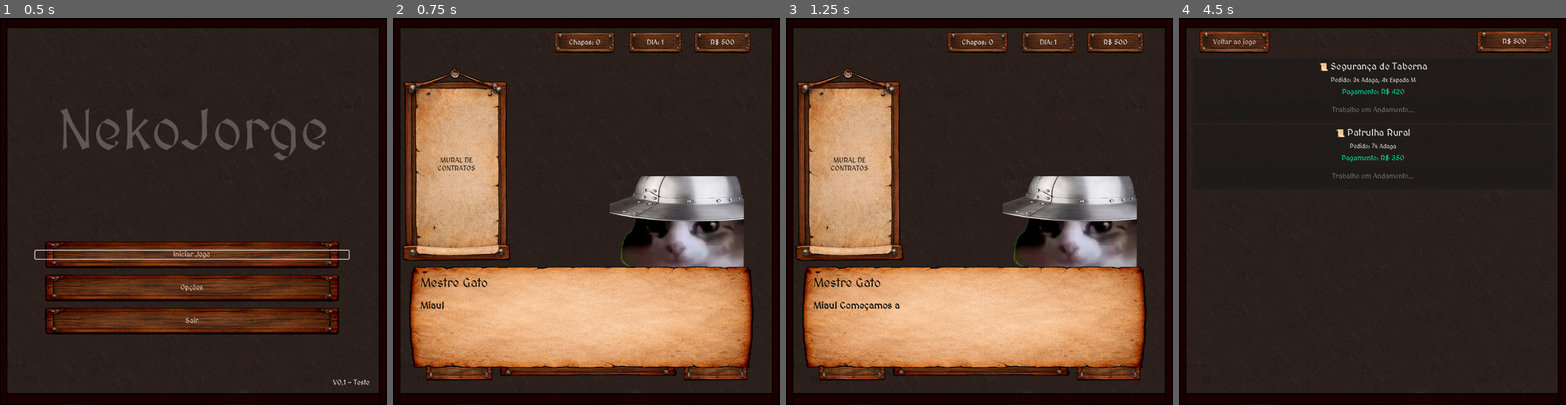
Above: before the commit, frames 1-4 (left to right).
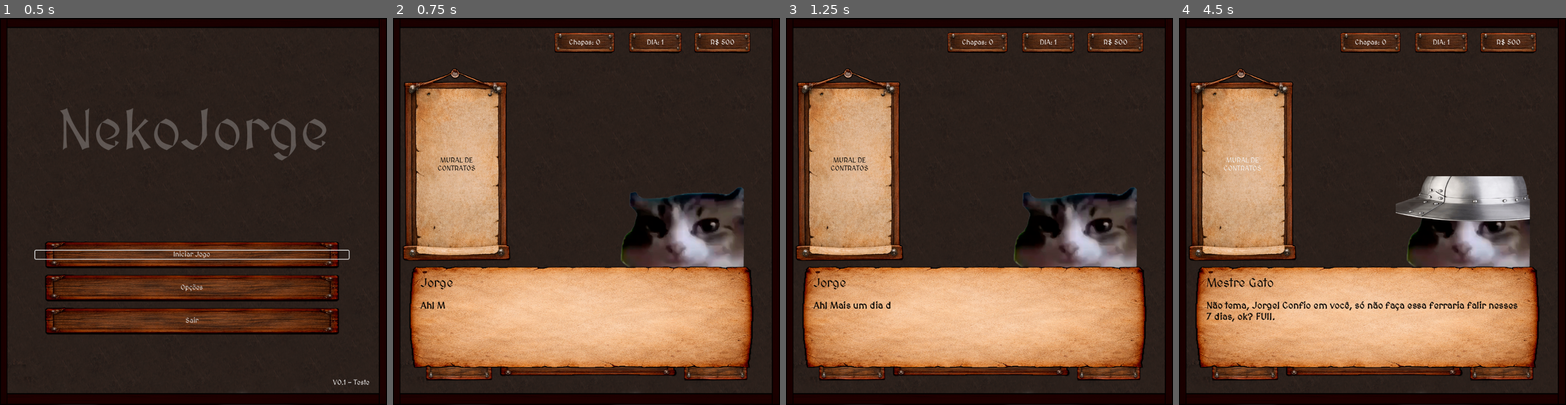
Above: after the commit, the same moments.

Repository: VitaumOS/Jogo_IC-Godot
Game: Godot game, scene res://scene/Telainicial.tscn
Two runs of this game, one before a commit and one after it. Both use one fixed random seed, a clock stepped at 60 frames per second and the inputs below.
Inputs (mouse positions are in pixels of both pictures, inside the frame that each line leads up to):
- Up to frame 1 (0.5 s): no input
- Up to frame 2 (0.75 s): click "Iniciar Jogo" at 0.5 s
- Up to frame 3 (1.25 s): no input
- Up to frame 4 (4.5 s): tap Enter (ui_accept) at 1.25, 1.52 s; move the mouse to (1457, 192) at 1.27 s; click (1457, 192) at 1.42 s; click (1244, 362) at 2 s, where only the run before the commit has a clickable "BATER O FERRO"; click (1240, 165) at 2.75 s, where only the run before the commit has a clickable "MURAL DE CONTRATOS"; click (1372, 110) at 3.5 s, where only the run before the commit has a clickable "Aceitar Contrato"; click (1240, 165) at 4.25 s, where only the run before the commit has a clickable "Segurança de Taberna DEMANDA:…"

Frame 1 is identical in both runs. In frame 2, 3.6% of the frame differs, in the area x 7-91%, y 40-76%; in frame 3, 3.7%; in frame 4, 46%, in the area x 2-97%, y 3-94%.

Commit message:
Nova atualização
Finalmente arrumei o sistema de popups, agora eles funcionam. Dei uam refatorada no código da loja

Diff:
--- a/data_json/dialogos.json
+++ b/data_json/dialogos.json
@@ -1,23 +1,82 @@
 {
   "1": [
-    {"nome": "Mestre Gato", "texto": "Miau! Começamos a semana. Os contratos iniciais são simples, foca-te em aprender o ritmo.", "retrato": "res://Sprite/gatinhos/Ferreiro.png"}
+    {
+      "nome": "Jorge",
+      "texto": "Ah! Mais um dia de trabalho! O que será que o Mestre vai ter para mim hoje?",
+      "retrato": "res://Sprite/gatinhos/NekoJorge.png"
+    },
+    {
+      "nome": "Mestre Gato",
+      "texto": "[wave amp=30 freq=3]Miau![/wave] Escuta com atenção, Jorge. Recebi um chamado real e ficarei fora por [b]7 dias[/b]. A ferraria está em suas patas agora!",
+      "retrato": "res://Sprite/gatinhos/Ferreiro.png"
+    },
+    {
+      "nome": "Jorge",
+      "texto": "S-Sete dias?! Mas Mestre... eu ainda me perco nos cálculos das chapas, não sou bom o suficiente com isso!",
+      "retrato": "res://Sprite/gatinhos/NekoJorge.png"
+    },
+    {
+      "nome": "Mestre Gato",
+      "texto": "Não tema, Jorge! Confio em você, só não faça essa ferraria falir nesses 7 dias, ok? FUI!.",
+      "retrato": "res://Sprite/gatinhos/Ferreiro.png"
+    },
+    {
+      "nome": "Jorge",
+      "texto": "[wave amp=30 freq=3]...[/wave]",
+      "retrato": "res://Sprite/gatinhos/NekoJorge.png"
+    },
+    {
+      "nome": "Jorge",
+      "texto": "V-Vamos ver o que consigo fazer hoje!",
+      "retrato": "res://Sprite/gatinhos/NekoJorge.png"
+    }
   ],
   "2": [
-    {"nome": "Mestre Gato", "texto": "As encomendas estão a crescer. Se gastares chapas sem pensar, o ouro não vai chegar para os novos padrões!", "retrato": "res://Sprite/gatinhos/Ferreiro.png"}
+    {
+      "nome": "Jorge",
+      "texto": "O Mestre partiu... [shake rate=10 level=5]ai de mim![/shake] As encomendas já estão aumentando. Preciso otimizar esses cortes ou o estoque não vai durar.",
+      "retrato": "res://Sprite/gatinhos/NekoJorge.png"
+    },
+    {
+      "nome": "Jorge",
+      "texto": "E Parece que chegou novas armas pra fazer!",
+      "retrato": "res://Sprite/gatinhos/NekoJorge.png"
+    }
   ],
   "3": [
-    {"nome": "Mestre Gato", "texto": "Atenção Jorge! A partir de hoje as contas têm de ser exatas. Usa o Solver, ou as sobras de metal vão levar-nos à falência!", "retrato": "res://Sprite/gatinhos/Ferreiro.png"}
-  ],
-  "4": [
-    {"nome": "Mestre Gato", "texto": "Metade do caminho! O mercado quer armas maiores. Já passaste na loja para ver as novidades?", "retrato": "res://Sprite/gatinhos/Ferreiro.png"}
+    {
+      "nome": "Jorge",
+      "texto": "Meu Deus, não [shake rate=10 level=5]DÁ[/shake] pra fazer isso de cabeça mais!",
+      "retrato": "res://Sprite/gatinhos/NekoJorge.png"
+    },
+    {
+      "nome": "Jorge",
+      "texto": "Já sei! Vou precisar usar aquela ferramenta que o chefe me ensinou a usar! O PuLP!",
+      "retrato": "res://Sprite/gatinhos/NekoJorge.png"
+    }
   ],
   "5": [
-    {"nome": "Mestre Gato", "texto": "Os cavaleiros reais são exigentes. Um erro no corte hoje e perdemos o lucro da semana toda.", "retrato": "res://Sprite/gatinhos/Ferreiro.png"}
-  ],
-  "6": [
-    {"nome": "Mestre Gato", "texto": "Estamos quase lá. Amanhã é o grande dia do Ducado. Prepara o teu melhor aço.", "retrato": "res://Sprite/gatinhos/Ferreiro.png"}
+    {
+      "nome": "Jorge",
+      "texto": "Só mais 3 dias...só mais 3 dias......",
+      "retrato": "res://Sprite/gatinhos/NekoJorge.png"
+    },
+    {
+      "nome": "Jorge",
+      "texto": "Só....mais......3[wave amp=30 freq=3]...[/wave][wave amp=40 freq=3]...[/wave][wave amp=50 freq=3]...[/wave]",
+      "retrato": "res://Sprite/gatinhos/NekoJorge.png"
+    },
+    {
+      "nome": "Jorge",
+      "texto": "[shake rate=10 level=5]EITA![/shake]Quase apaguei!",
+      "retrato": "res://Sprite/gatinhos/NekoJorge.png"
+    }
   ],
   "7": [
-    {"nome": "Mestre Gato", "texto": "O dia final! Mostra a todos que és o ferreiro mais eficiente destas terras. Boa sorte!", "retrato": "res://Sprite/gatinhos/Ferreiro.png"}
+    {
+      "nome": "Jorge",
+      "texto": "[rainbow freq=0.5 sat=0.6 val=0.9]O sétimo dia![/rainbow] É o teste final da demo. Se eu for eficiente hoje, provarei que posso cuidar da ferraria até o Mestre voltar!",
+      "retrato": "res://Sprite/gatinhos/NekoJorge.png"
+    }
   ]
 }
--- a/pulp_solution.json
+++ b/pulp_solution.json
@@ -2,6 +2,6 @@
     "status": "Optimal",
     "chapas_usadas": 1,
     "plano_corte": {
-        "Padrao_2": 1
+        "Padrao_1": 1
     }
 }
--- a/scene/Cena_1.tscn
+++ b/scene/Cena_1.tscn
@@ -36,18 +36,6 @@
 
 [node name="UI" type="CanvasLayer" parent="." unique_id=741060722]
 layer = 0
-metadata/_edit_use_anchors_ = true
-
-[node name="FeedbackLabel" type="Label" parent="UI" unique_id=2041737914]
-anchors_preset = -1
-anchor_left = 11.432222
-anchor_top = 4.2355556
-anchor_right = 12.27
-anchor_bottom = 4.2522225
-offset_left = -10244.0
-offset_top = -3106.0002
-offset_right = -10203.0
-offset_bottom = -3083.0002
 metadata/_edit_use_anchors_ = true
 
 [node name="AvailablePiecesVBox" type="VBoxContainer" parent="UI" unique_id=189371943]
--- /dev/null
+++ b/scene/Cena_Card_Loja.tscn
@@ -0,0 +1,30 @@
+[gd_scene format=3 uid="uid://dd0ohe51j087n"]
+
+[ext_resource type="PackedScene" uid="uid://7kv2da5w42t5" path="res://scene/Padrao_Corte.tscn" id="1_g54nd"]
+
+[node name="Card" type="PanelContainer" unique_id=286221418]
+custom_minimum_size = Vector2(0, 100)
+offset_right = 784.0
+offset_bottom = 100.0
+
+[node name="HBox" type="HBoxContainer" parent="." unique_id=19104466]
+layout_mode = 2
+
+[node name="Control2" parent="HBox" unique_id=1343394717 instance=ExtResource("1_g54nd")]
+custom_minimum_size = Vector2(530, 79.125)
+layout_mode = 2
+size_flags_vertical = 8
+
+[node name="VInfo" type="VBoxContainer" parent="HBox" unique_id=773375079]
+custom_minimum_size = Vector2(246.635, 0)
+layout_mode = 2
+alignment = 1
+
+[node name="Button" type="Button" parent="HBox/VInfo" unique_id=1296401988]
+layout_mode = 2
+text = "Comprar (R$ %d)"
+
+[node name="Label" type="Label" parent="HBox/VInfo" unique_id=1266618805]
+layout_mode = 2
+text = "Item"
+horizontal_alignment = 1
--- a/scene/Cena_Loja.tscn
+++ b/scene/Cena_Loja.tscn
@@ -1,15 +1,15 @@
 [gd_scene format=3 uid="uid://woxkkusp44ml"]
 
 [ext_resource type="Script" uid="uid://b5h61pvucrck8" path="res://script/Loja.gd" id="1_i4mbc"]
-[ext_resource type="PackedScene" uid="uid://cuuxi8q0r6481" path="res://scene/ButtonUI.tscn" id="2_g40k3"]
 [ext_resource type="Texture2D" uid="uid://cx1kycxphclcy" path="res://images/background.png" id="3_l66g6"]
 [ext_resource type="StyleBox" uid="uid://dki2hhovuf137" path="res://modelos/modelo_botao1.tres" id="3_mypxv"]
+[ext_resource type="PackedScene" uid="uid://dd0ohe51j087n" path="res://scene/Cena_Card_Loja.tscn" id="4_4qugu"]
 
 [node name="Loja" type="Control" unique_id=961802527]
 layout_mode = 3
 anchors_preset = 0
 script = ExtResource("1_i4mbc")
-cena_botao_ui = ExtResource("2_g40k3")
+cena_card = ExtResource("4_4qugu")
 
 [node name="Background" type="TextureRect" parent="." unique_id=1845126463]
 layout_mode = 0
@@ -44,6 +44,9 @@
 custom_minimum_size = Vector2(800, 80)
 layout_mode = 2
 
+[node name="Card" parent="UI/ScrollContainer/VBoxItens" unique_id=286221418 instance=ExtResource("4_4qugu")]
+layout_mode = 2
+
 [node name="PainelChapas" type="Node2D" parent="UI" unique_id=687913666]
 
 [node name="BtnComprarChapa" type="Button" parent="UI/PainelChapas" unique_id=1530258108]
@@ -65,9 +68,9 @@
 
 [node name="HBoxContainer" type="HBoxContainer" parent="UI" unique_id=1601850019]
 layout_mode = 0
-offset_left = 488.0
+offset_left = 548.0
 offset_top = 16.0
-offset_right = 851.0
+offset_right = 911.0
 offset_bottom = 72.0
 
 [node name="LabelQuantidade" type="Label" parent="UI/HBoxContainer" unique_id=527180709]
--- a/scene/Popup.tscn
+++ b/scene/Popup.tscn
@@ -36,7 +36,7 @@
 offset_left = -257.0
 offset_top = -108.0
 offset_right = 151.0
-offset_bottom = -12.0
+offset_bottom = -4.0
 theme_override_colors/font_color = Color(1, 1, 1, 1)
 theme_override_constants/outline_size = 11
 theme_override_font_sizes/font_size = 20
@@ -45,6 +45,17 @@
 vertical_alignment = 1
 autowrap_mode = 3
 clip_text = true
+
+[node name="Titulo" type="Label" parent="Control2" unique_id=492972700]
+layout_mode = 0
+offset_left = -257.0
+offset_top = -116.0
+offset_right = 151.0
+offset_bottom = -66.0
+theme_override_colors/font_color = Color(0.8, 0, 0.1882353, 1)
+theme_override_font_sizes/font_size = 37
+text = "ERRO"
+horizontal_alignment = 1
 
 [node name="Control" type="Control" parent="." unique_id=1263314372]
 layout_mode = 3
--- a/script/Loja.gd
+++ b/script/Loja.gd
@@ -1,7 +1,7 @@
 extends Control
 
 ## Cena do botão customizado vinda do Inspector
-@export var cena_botao_ui: PackedScene
+@export var cena_card: PackedScene
 
 @onready var label_dinheiro = $UI/HBoxContainer/LabelDinheiro
 @onready var container_itens = $UI/ScrollContainer/VBoxItens
@@ -38,33 +38,17 @@
 func _gerar_itens_loja():
 	for c in container_itens.get_children(): c.queue_free()
 	for item in Global.padroes_na_loja:
-		var card = PanelContainer.new(); card.custom_minimum_size.y = 100
-		var h_box = HBoxContainer.new(); card.add_child(h_box)
-
-		var vis = Control.new()
-		vis.custom_minimum_size = Vector2(500, 60)
-		vis.size_flags_vertical = Control.SIZE_SHRINK_CENTER
-
-		var bg = ColorRect.new()
-		bg.color = Color(1, 1, 1, 0.1)
-		bg.set_anchors_and_offsets_preset(Control.PRESET_FULL_RECT)
-
-		var p_hbox = HBoxContainer.new()
-		p_hbox.set_anchors_and_offsets_preset(Control.PRESET_FULL_RECT)
-		p_hbox.add_theme_constant_override("separation", 2)
-
-		vis.add_child(bg); vis.add_child(p_hbox);
+		var card = cena_card.instantiate()
+		var p_hbox = card.find_child("Control2").find_child("Visualizador_Padrao")
 
 		_renderizar_previa_no_card(p_hbox, item.composicao);
-		h_box.add_child(vis)
 
-		var v_info = VBoxContainer.new(); v_info.size_flags_horizontal = Control.SIZE_EXPAND_FILL; v_info.alignment = BoxContainer.ALIGNMENT_CENTER
-		var lbl = Label.new(); lbl.text = item.nome; lbl.horizontal_alignment = HORIZONTAL_ALIGNMENT_CENTER
-		var btn = cena_botao_ui.instantiate(); btn.text = "Comprar (R$ %d)" % item.preco
+		card.find_child("Label").text = item.nome
+		var btn = card.find_child("Button"); btn.text = "Comprar (R$ %d)" % item.preco
 
 		if _ja_possui(item): btn.disabled = true; btn.text = "Adquirido"
 		btn.pressed.connect(func(): _tentar_comprar(item, btn))
-		v_info.add_child(lbl); v_info.add_child(btn); h_box.add_child(v_info); container_itens.add_child(card)
+		container_itens.add_child(card)
 
 ## Desenha as miniaturas das peças dentro do card da loja
 func _renderizar_previa_no_card(container: HBoxContainer, comp: Array):
@@ -76,7 +60,7 @@
 			if s.texture:
 				var t_size = s.texture.get_size()
 				s.scale = Vector2(peca.largura / t_size.x, 50.0 / t_size.y)
-				s.position = Vector2(peca.largura / 2.0, 30)
+				s.position = Vector2(peca.largura / 2.0, 25)
 			w.add_child(s); container.add_child(w)
 
 func _ja_possui(item) -> bool:
--- a/script/Main.gd
+++ b/script/Main.gd
@@ -9,7 +9,6 @@
 @onready var label_dinheiro = $UI/Topo/DinheiroPanel
 @onready var lbl_estoque_chapas = $UI/Topo/LabelQuantidade
 @onready var btn_contrato_visual = $UI/Controle_Corpo/CorpoCentral/LadoEsquerdo/BotaoContratoGrande
-@onready var rotulo_feedback = $UI/FeedbackLabel
 @onready var popup = $PopUp
 
 # --- VARIÁVEIS DE LÓGICA ---
@@ -102,13 +101,22 @@
 	return soma
 
 func _on_resolver_pressed():
-	#popup.mostrar_confirmacao("Deseja iniciar o corte com esses padrões?")
-	#if !await popup.resposta: return
+	popup.mostrar_confirmacao("Deseja iniciar o corte?")
+	var confirma = await popup.resposta
 
-	if Global.contrato_ativo == null or !verifica_cortes_usuario():
-		rotulo_feedback.text = "Erro: Cortes insuficientes!"
-		return
-	_preparar_e_iniciar_forja()
+	if confirma:
+		if !verifica_cortes_usuario():
+			popup.mostrar_mensagem_erro("Cortes insuficientes!")
+			return
+		elif Global.contrato_ativo == null:
+			popup.mostrar_mensagem_erro("Nenhum contrato foi solicitado!")
+			return
+		elif get_total_chapas_usadas()>Global.estoque_chapas:
+			popup.mostrar_mensagem_erro("Chapas insuficientes!")
+			return
+
+
+		_preparar_e_iniciar_forja()
 
 func _preparar_e_iniciar_forja():
 	var lista_para_forjar = []
@@ -144,7 +152,6 @@
 func _finalizar_logica_pulp():
 	var z_user = Global.chapas_usadas_pelo_jogador
 	if Global.estoque_chapas < z_user:
-		rotulo_feedback.text = "FALHA: Chapas insuficientes!"
 		_limpar_dados_transicao()
 		return
 
@@ -159,7 +166,7 @@
 			Global.estoque_chapas -= z_user
 			Global.registrar_contrato_concluido(Global.contrato_ativo)
 			Global.completar_contrato(z_user <= z_pulp, Global.ultimo_desempenho_ritmo)
-			rotulo_feedback.text = "Contrato Concluído! Ganhou: R$%.2f" % Global.recompensa_final
+			popup.mostrar_conclusao_contrato()
 
 	_limpar_dados_transicao()
 
--- a/script/cena_contratos.gd
+++ b/script/cena_contratos.gd
@@ -53,11 +53,11 @@
 
 func _aceitar_contrato(contrato_escolhido):
 
-	#popup.mostrar_mensagem("Contrato Aceito!")
-	#var confirma = await popup.resposta
-	#if confirma:
-	Global.contrato_ativo = contrato_escolhido
-	_on_voltar_pressed()
+	popup.mostrar_confirmacao("Deseja escolher esse contrato?")
+	var confirma = await popup.resposta
+	if confirma:
+		Global.contrato_ativo = contrato_escolhido
+		_on_voltar_pressed()
 
 func _on_voltar_pressed():
 	get_tree().change_scene_to_file("res://scene/Cena_1.tscn")
--- a/script/popup.gd
+++ b/script/popup.gd
@@ -3,6 +3,7 @@
 signal resposta(valor: bool)
 
 @onready var label_mensagem = $Control2/Mensagem
+@onready var label_titulo = $Control2/Titulo
 @onready var btn_sim = $Control/HBoxBtn/BtnSim
 @onready var btn_nao = $Control/HBoxBtn/BtnNao
 @onready var btn_ok = $Control/HBoxBtn/BtnOk
@@ -10,9 +11,25 @@
 func _ready():
 	visible = false
 
+func mostrar_mensagem_erro(texto: String):
+
+	label_mensagem.text = texto
+	label_titulo.visible = true
+	btn_sim.visible = false
+	btn_nao.visible = false
+	btn_ok.visible = true
+	_abrir()
+
 ## Função para apenas exibir uma mensagem com botão OK
 func mostrar_mensagem(texto: String):
 	label_mensagem.text = texto
+	btn_sim.visible = false
+	btn_nao.visible = false
+	btn_ok.visible = true
+	_abrir()
+
+func mostrar_conclusao_contrato():
+	label_mensagem.text = "Contrato Concluído! Ganhou: R$%.2f" % Global.recompensa_final
 	btn_sim.visible = false
 	btn_nao.visible = false
 	btn_ok.visible = true
@@ -28,27 +45,29 @@
 
 func _abrir():
 	visible = true
+	# Pausa o jogo inteiro
 	get_tree().paused = true
 
-	var tween = create_tween().set_pause_mode(Tween.TWEEN_PAUSE_PROCESS) # Garante que a animação rode no pause
+	# O Tween precisa processar durante o pause para a animação aparecer
+	var tween = create_tween().set_pause_mode(Tween.TWEEN_PAUSE_PROCESS)
 	$Placa.scale = Vector2.ZERO
 	tween.tween_property($Placa, "scale", Vector2.ONE, 0.2).set_trans(Tween.TRANS_BACK)
 
 func _fechar_e_retornar():
-	# 1. Verificamos se o nó ainda está na árvore antes de acessar o tree
-	if is_inside_tree():
-		get_tree().paused = false
-
 	visible = false
+	# Despausa o jogo para o ciclo continuar
+	get_tree().paused = false
 
 func _on_btn_sim_pressed():
+	_fechar_e_retornar()
 	resposta.emit(true)
-	_fechar_e_retornar()
+
 
 func _on_btn_nao_pressed():
+	_fechar_e_retornar()
 	resposta.emit(false)
-	_fechar_e_retornar()
+
 
 func _on_btn_ok_pressed():
+	_fechar_e_retornar()
 	resposta.emit(true)
-	_fechar_e_retornar()
